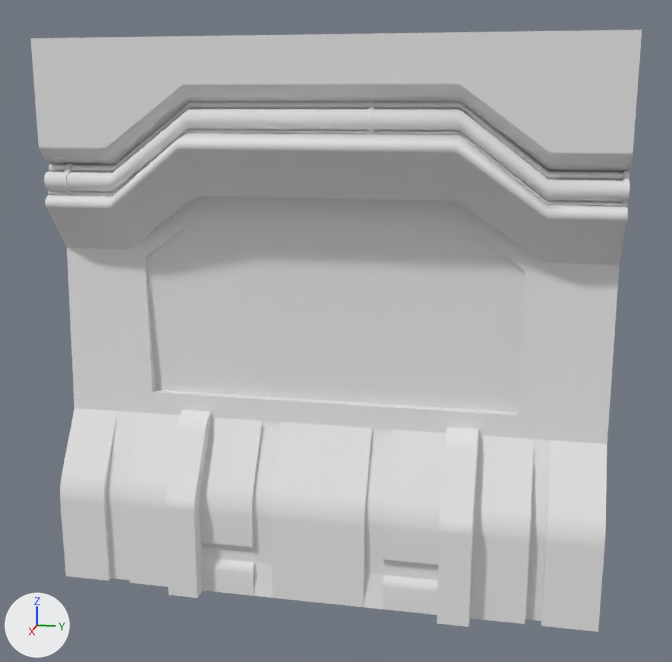
The FBX model models/env/WindowWall_01c.fbx as it was, and as the next commit left it.
The view is the same before and after, from a 50 mm camera at (2.067, 1.072, 1.145) aimed at (-0.001, 0.659, 0.628). Arrows for +X, +Y and +Z are at lower left; the lights stay in place. Where no turn or scale is listed for an object, it has been applied to the vertices.

The first picture shows 'Glass.002', 'WindowWall_01c'.
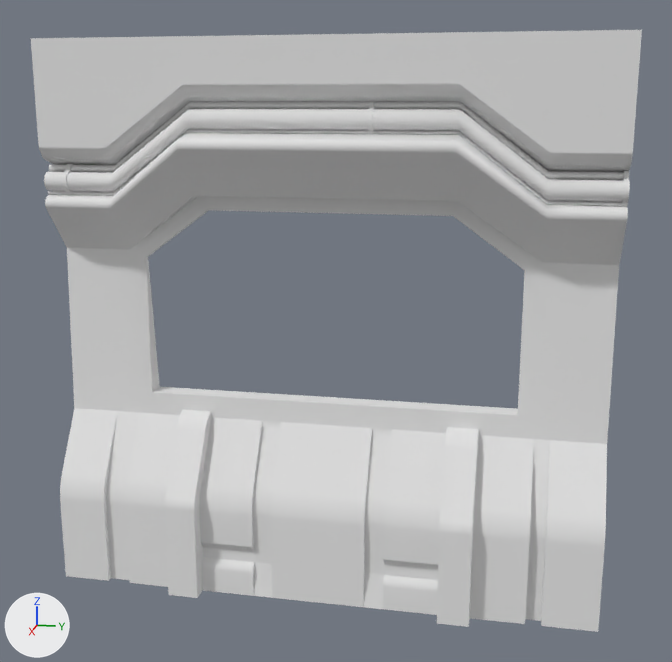
The edits, one by one:
me_windowwall_01c is used by ob_windowwall_01c; location (0.0, 0.0, 0.0).
me_windowwall_01c had 2182 vertices, 4074 faces and spanned x -0.167..0.167, y 0.0..1.28, z 0.0..1.28.
me_windowwall_01c now has 2175 vertices, 4070 faces and spans x -0.167..0.167, y 0.0..1.28, z 0.0..1.28.
Part 1, on me_windowwall_01c:
18 vertices are removed from x -0.006..0.01, y 0.199..1.082, z 0.458..0.902.
60 faces are deleted.
4 vertices in x 0.0, y 0.284..0.996, z 0.458 move by (0.001, 0.0, 0.0).
5 vertices are added at (0.001, 0.64, 0.902), (0.001, 0.922, 0.902), (0.001, 0.358, 0.902), (0.001, 0.199, 0.786), (0.001, 1.082, 0.786).
6 new vertices lie (-0.023, 0.0, 0.0) away from vertices in x 0.024, y 0.207..1.082, z 0.458.
56 new faces join them.
Object 'Glass.002' (ob_glass_002) is deleted.

Location of each change, [x1, y1, x2, y2] in pixels of the pictures (672 x 662 px; the box of a moved part takes in the faces that stretch with it):
'Glass.002', deleted
    before: [146, 210, 525, 412]
part 1 of me_windowwall_01c, moved or reshaped
    both: [129, 196, 543, 415]
